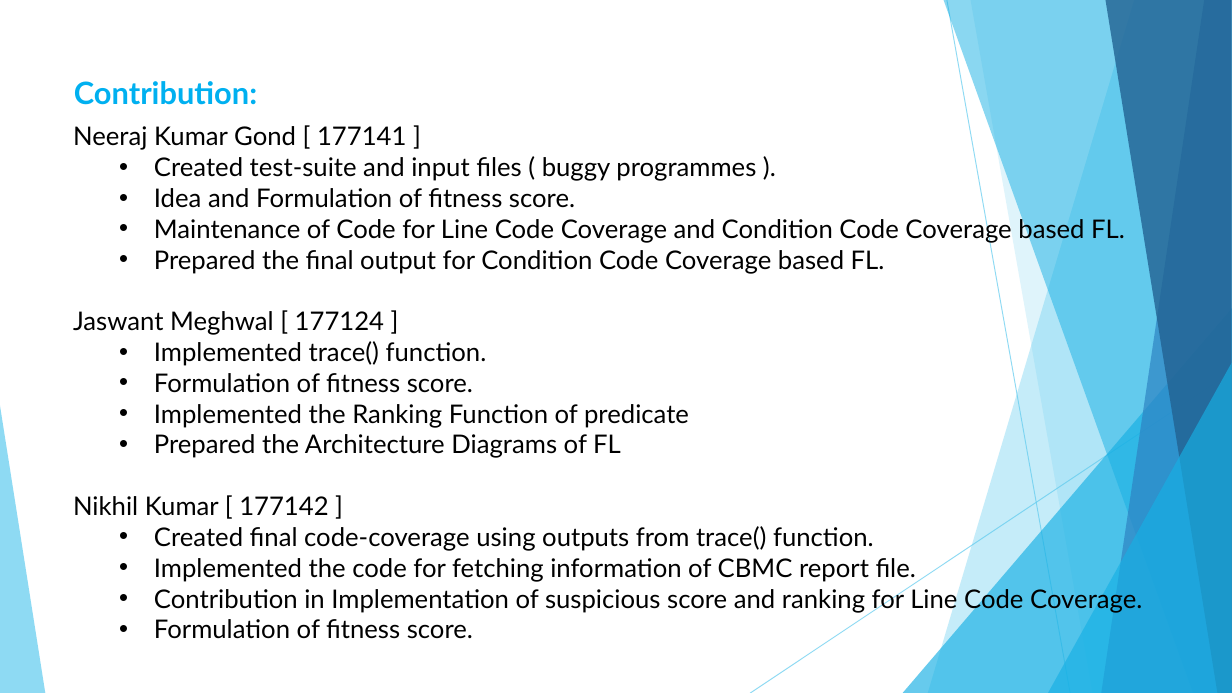
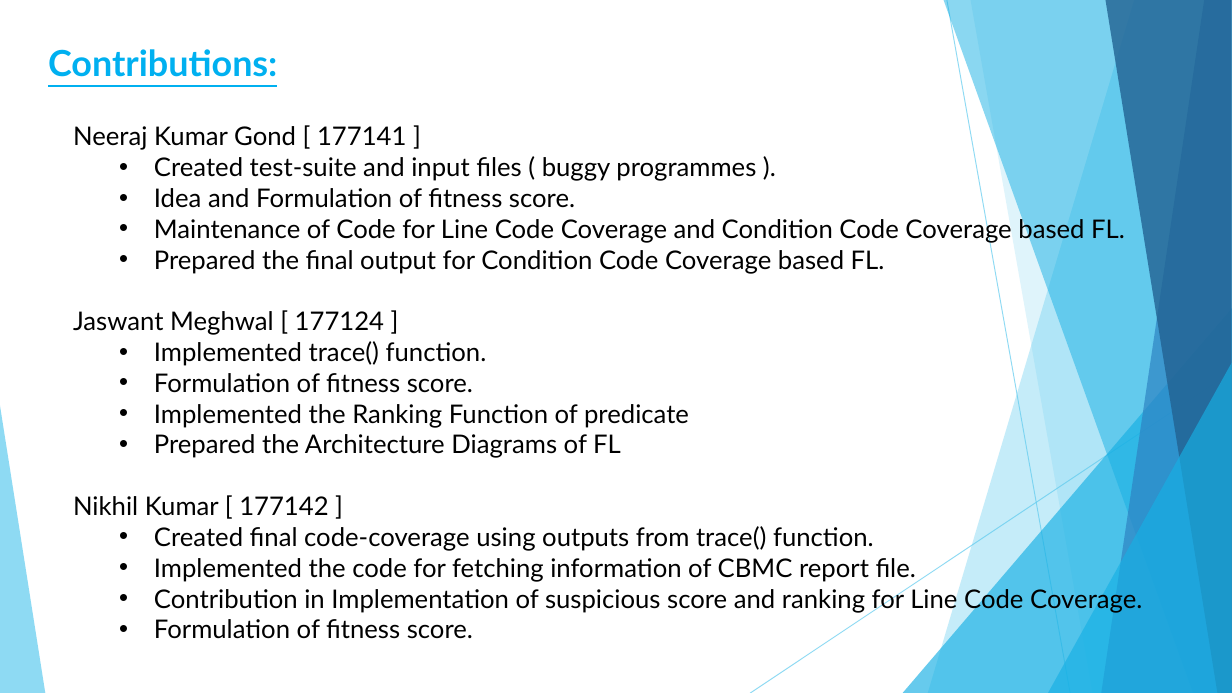
Before and after one commit to Neeraj921721/FYP, a slide deck: slide 24 of Docs/FYP PRESENTATION.pptx (slide 25 before the commit). Drawn at 1232x693 pixels with LibreOffice and Linux fonts; fonts in the diff are those of the drawing. Boxes give left, top, right and bottom in pixels: in the first picture for what was removed or moved away, otherwise in the second. Text is boxed around its words. In the diff, an @@ line names an element or a change of style, - is before the commit and + after.

```diff
--- a/Docs/FYP PRESENTATION.pptx
+++ b/Docs/FYP PRESENTATION.pptx
@@ text at (48,49,277,77): text changed; size 24 to 28 pt @@
-Contribution:
+Contributions:
```
Also in this commit, not shown: 17 other slides changed, 2 slides added, 1 slide removed, 2 other files.
